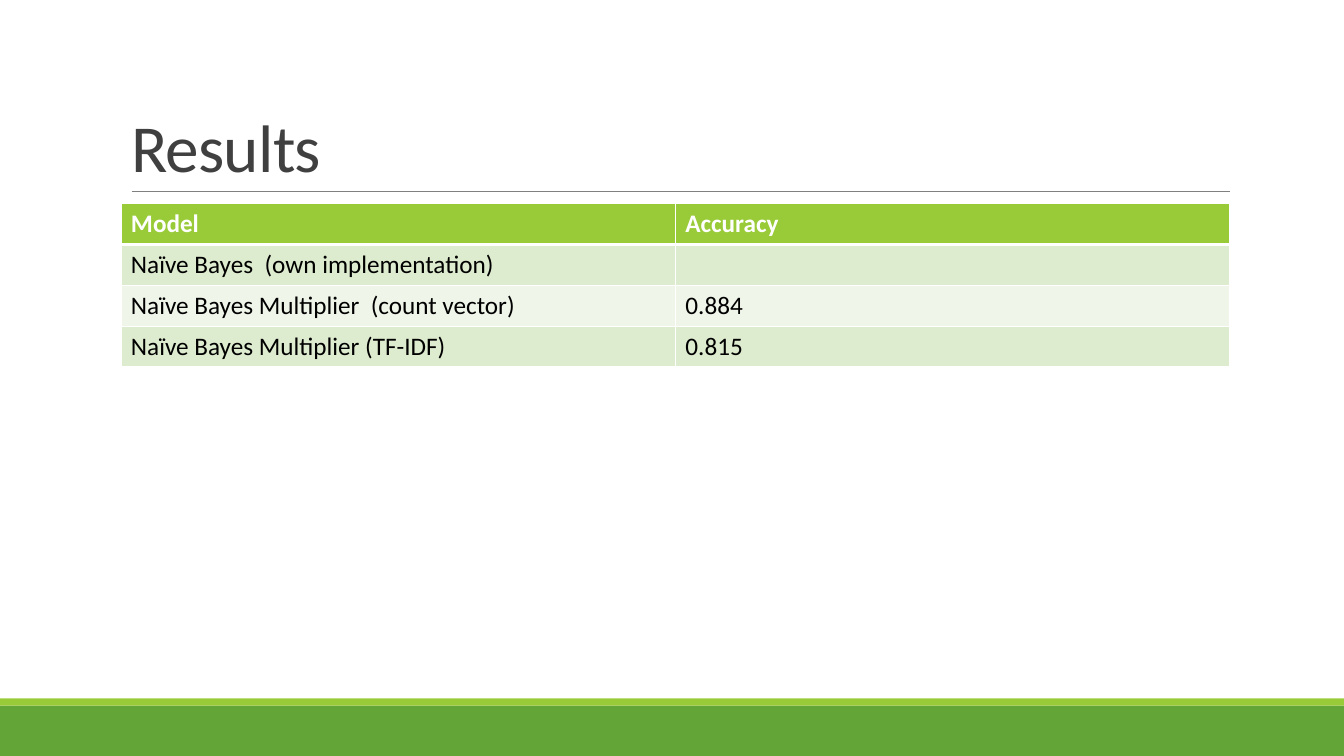
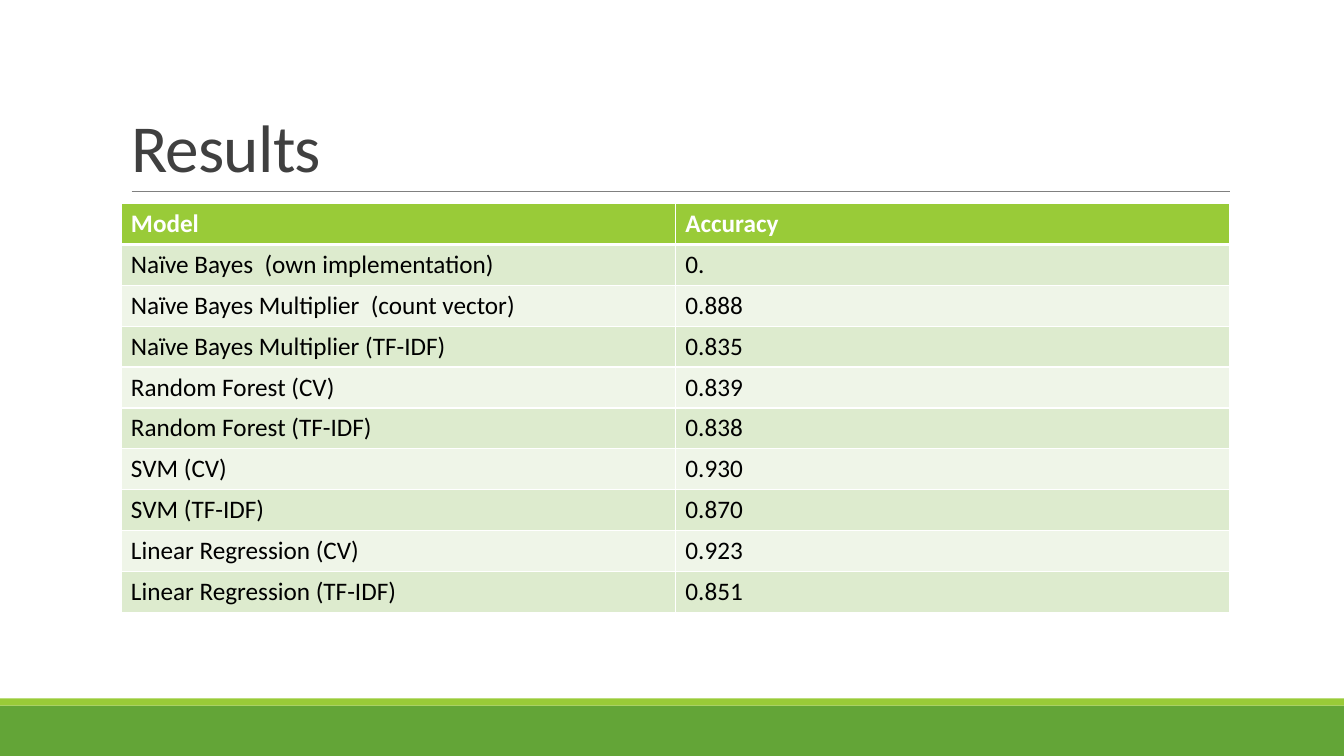
Before and after one commit to LinghanX/Project_Veritas, a slide deck: slide 11 of presentations/FakeNews_Final.pptx. Drawn at 1344x756 pixels with LibreOffice and Linux fonts; fonts in the diff are those of the drawing. Boxes give left, top, right and bottom in pixels: in the first picture for what was removed or moved away, otherwise in the second. Text is boxed around its words. In the diff, an @@ line names an element or a change of style, - is before the commit and + after.

```diff
--- a/presentations/FakeNews_Final.pptx
+++ b/presentations/FakeNews_Final.pptx
@@ table at box(121, 204, 1230, 613) @@
-row 2: Naïve Bayes (own implementation) | 
-row 3: Naïve Bayes Multiplier (count vector) | 0.884
-row 4: Naïve Bayes Multiplier (TF-IDF) | 0.815
+row 2: Naïve Bayes (own implementation) | 0.
+row 3: Naïve Bayes Multiplier (count vector) | 0.888
+row 4: Naïve Bayes Multiplier (TF-IDF) | 0.835
+row 5: Random Forest (CV) | 0.839
+row 6: Random Forest (TF-IDF) | 0.838
+row 7: SVM (CV) | 0.930
+row 8: SVM (TF-IDF) | 0.870
+row 9: Linear Regression (CV) | 0.923
+row 10: Linear Regression (TF-IDF) | 0.851
```
Also in this commit, not shown: 3 other slides changed, 1 other file.
